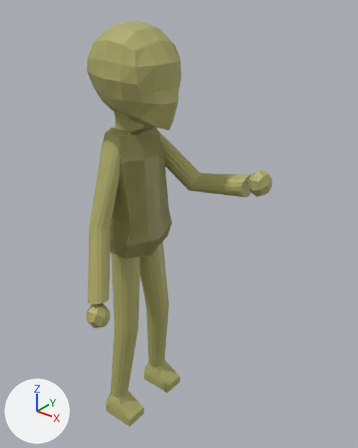
What one commit did to the Blender file Models/Uncle talking.blend.
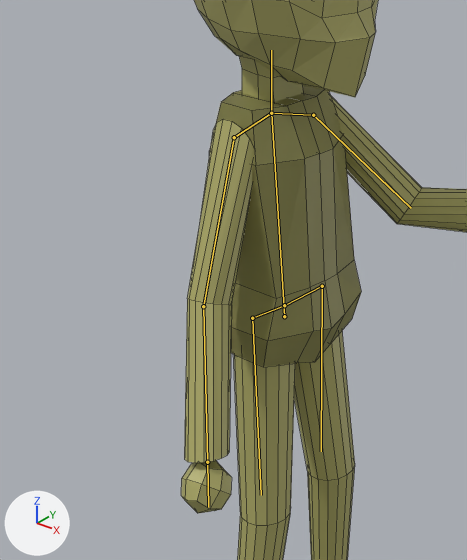
Each version is shown whole from a 50 mm camera at (6.6, -6.8, 9.11) aimed at (1.0, 0.2, 4.77), then close up on the part from 0% to 62% of the width and 19% to 78% of the height. The lights are fixed; the arrows at lower left show +X, +Y and +Z. The first two pictures are the older version. Both versions are drawn at frame 48 of the action 'Armature TorsoAction'; the numbers are the values there. The bones that change, and the others that lie on the model, are drawn over the model as lines in the close-ups. The close-ups show mesh edges as thin lines.

Names of what the first close-up shows: 'body'.
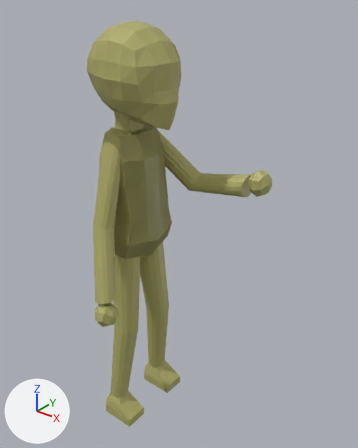
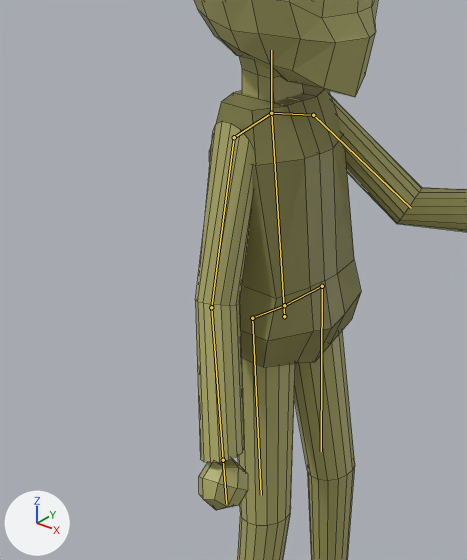
Where the change shows, as pixel boxes (x1, y1, x2, y2) in the close-ups (467 x 560 px):
```json
{"object": "body", "change": "posed", "before": [181, 0, 467, 560], "after": [194, 0, 467, 560]}
{"bone": "L Upperarm", "before": "(234, 137) to (203, 306)", "after": "(234, 137) to (211, 307)"}
```

The change, as JSON lines over the scene's bpy script:
```json
{"block": "bone_l_upperarm", "where": "bone_l_upperarm = bpy.data.objects['Armature Torso'].pose.bones['L Upperarm']  # child of 'Left Shoulder'"}
{"op": "set", "path": "bone_l_upperarm.rotation_quaternion", "old": "(0.971, 0.213, 0.035, -0.102)", "new": "(0.962, 0.25, 0.036, -0.105)", "note": "degrees (24, 6, -11) -> degrees (28, 7, -11)"}
```
